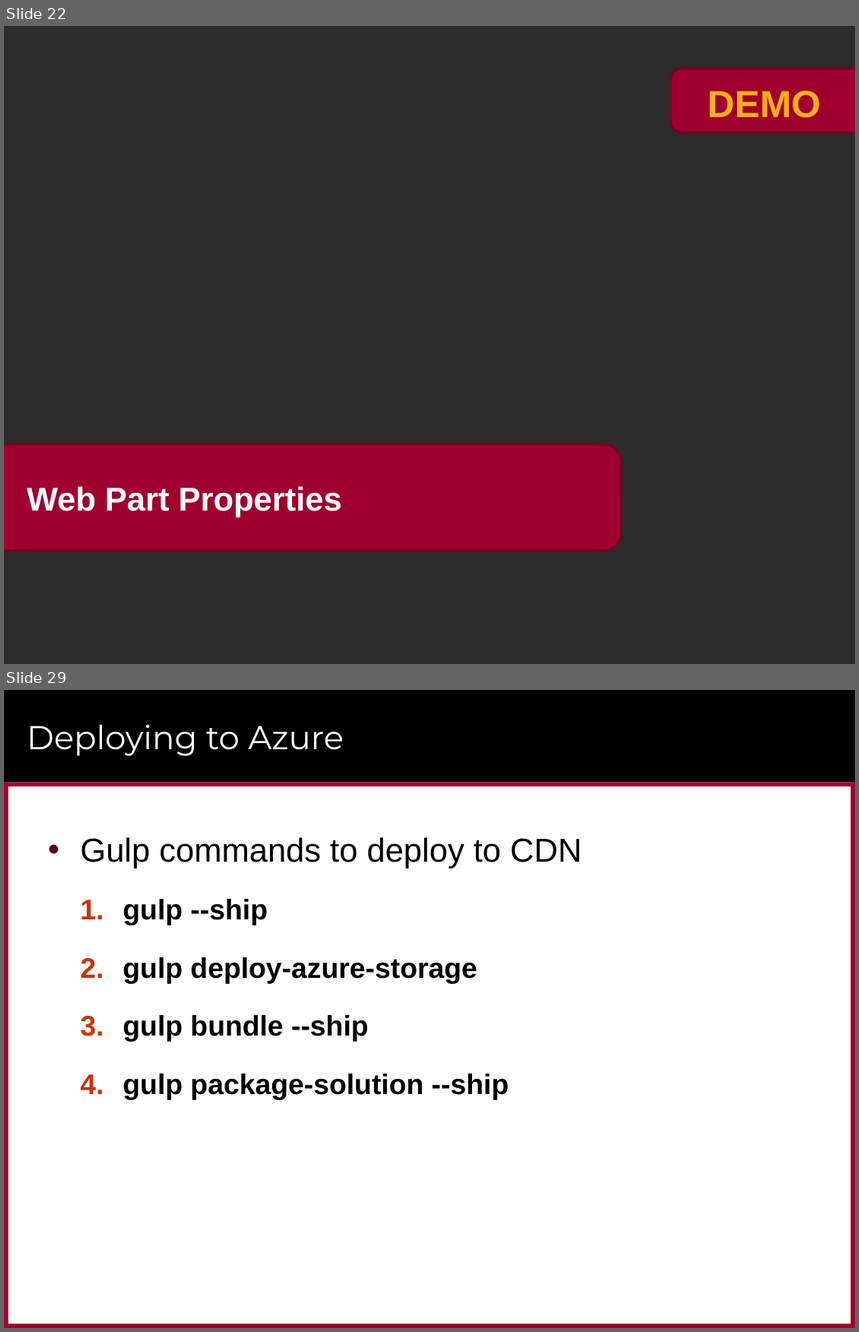
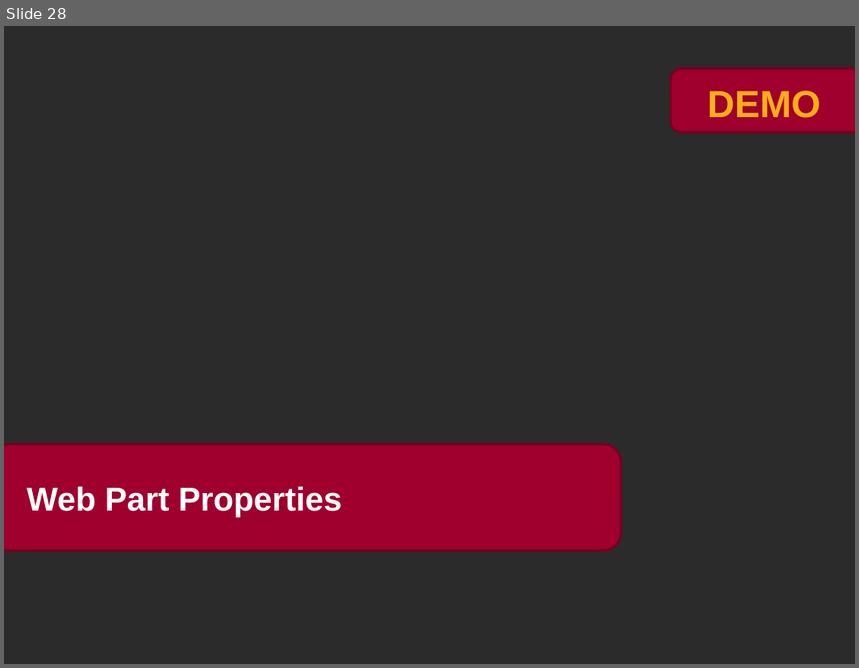
Before and after one commit to CriticalPathTraining/MSD365_Courseware, a slide deck: 04 SharePointFramework.pptx. Shown one above the other, each under a label of ours: slides 22 and 29 before the commit, slide 28 after it; the slides between them are not shown. The pictures are 859x1332 and 859x668 pixels, drawn with LibreOffice and Linux fonts; fonts in the diff are those of the drawing; background and template pictures are left out; a plain dark background stands for a picture behind light text. Boxes give left, top, right and bottom in pixels: in the first picture for what was removed or moved away, otherwise in the second. Text is boxed around its words. In the diff, an @@ line names an element or a change of style, - is before the commit and + after.

```diff
--- a/04 SharePointFramework.pptx
+++ b/04 SharePointFramework.pptx
@@ slide 29 removed at (x1=4, y1=690, x2=855, y2=1328), background #FFFFFF @@
@@ rectangle removed at (x1=4, y1=690, x2=855, y2=782) @@
@@ title removed at (x1=27, y1=724, x2=344, y2=756) @@
-Deploying to Azure
@@ rectangle removed at (x1=4, y1=782, x2=855, y2=787) @@
@@ rectangle removed at (x1=4, y1=782, x2=9, y2=1328) @@
@@ rectangle removed at (x1=851, y1=782, x2=855, y2=1328) @@
@@ text removed at (x1=80, y1=837, x2=582, y2=1100) @@
-• Gulp commands to deploy to CDN
-  1. gulp --ship
-  2. gulp deploy-azure-storage
-  3. gulp bundle --ship
-  4. gulp package-solution --ship
@@ rectangle removed at (x1=806, y1=1284, x2=839, y2=1315) @@
@@ rectangle removed at (x1=4, y1=1324, x2=855, y2=1328) @@
@@ what was slide 22 is now slide 28 @@
```
Also in this commit, not shown: 8 slides changed, 15 slides added, 9 other slides removed, 4 other files.
